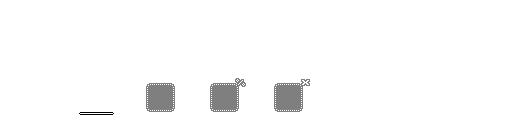
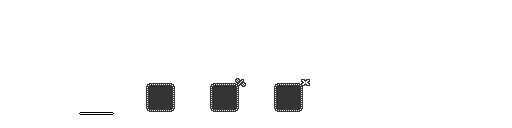
Layer changes from the first (512, 128) image to the second:
pixels changed over [146, 78, 310, 112] (layer not identified)
